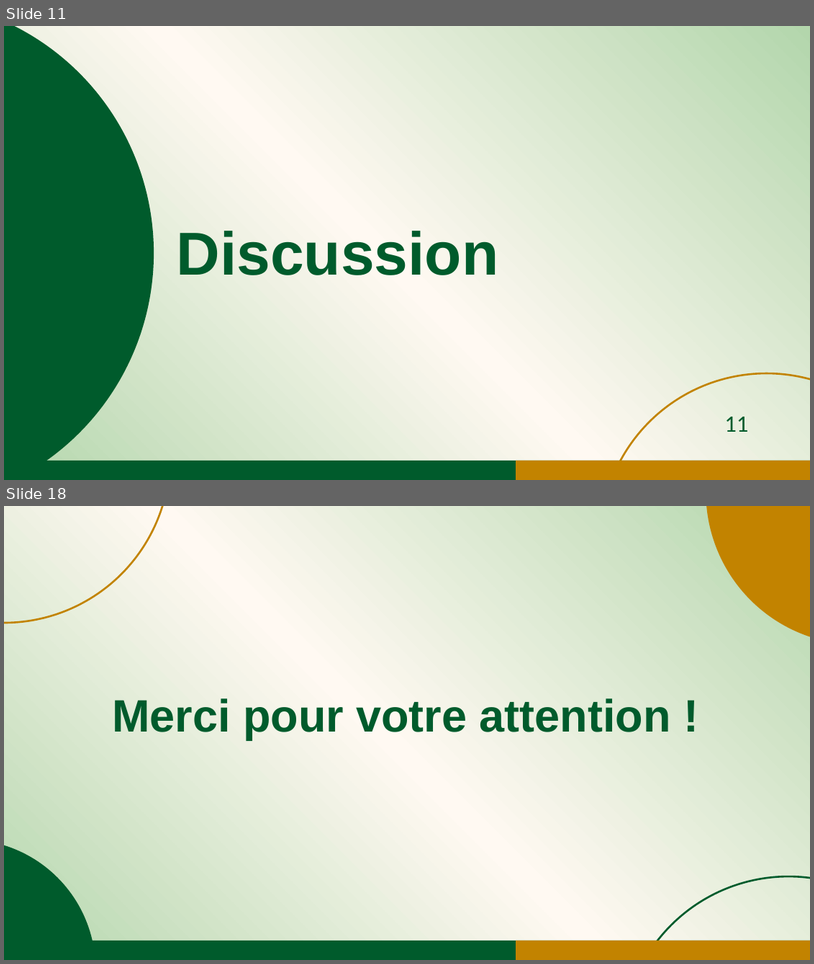
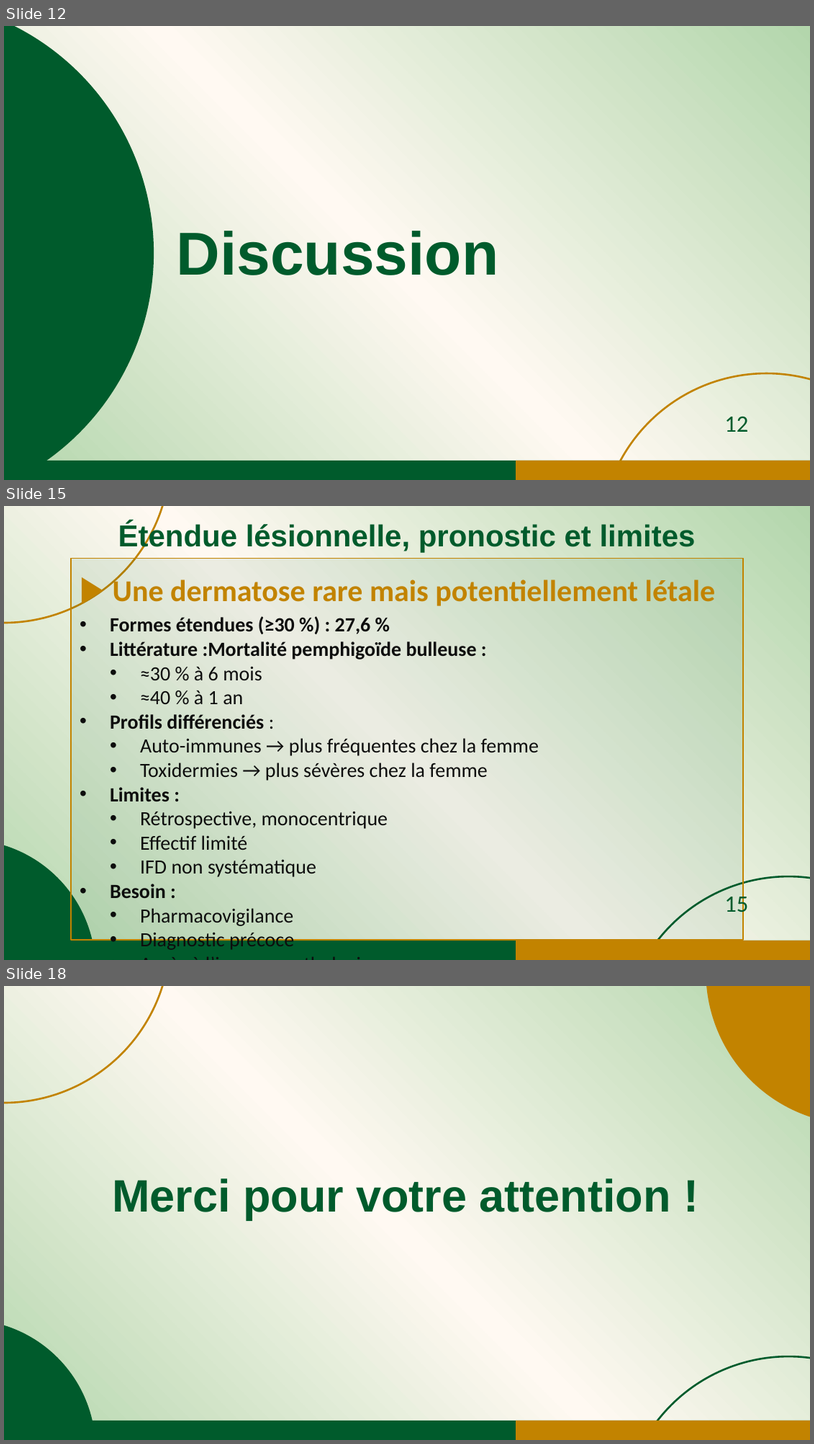
Before and after one commit to jicorporate/GFMP, a slide deck: Communication Orale_JDA1_sujets agés_30mai.pptx. Shown one above the other, each under a label of ours: slides 11 and 18 before the commit, slides 12, 15 and 18 after it; the slides between them are not shown. The pictures are 814x964 and 814x1444 pixels, drawn with LibreOffice and Linux fonts; fonts in the diff are those of the drawing. Boxes give left, top, right and bottom in pixels: in the first picture for what was removed or moved away, otherwise in the second. Text is boxed around its words. In the diff, an @@ line names an element or a change of style, - is before the commit and + after.

```diff
--- a/Communication Orale_JDA1_sujets agés_30mai.pptx
+++ b/Communication Orale_JDA1_sujets agés_30mai.pptx
@@ slide 15 added at bbox=[4, 506, 810, 960], background gradient #B3D6AC to #FFF9F2 @@
@@ ellipse added at bbox=[4, 506, 170, 623], outline #C28300 2.25 pt @@
@@ text added at bbox=[118, 523, 696, 553], 36 pt, text #005B2C, bold @@
+Étendue lésionnelle, pronostic et limites
@@ subtitle added at bbox=[70, 558, 743, 939], fill #005B2C at 8% opacity, outline #C28300 1.5 pt, 24 pt, text #0D0D0D @@
+▶ Une dermatose rare mais potentiellement létale
+• Formes étendues (≥30 %) : 27,6 %
+• Littérature :Mortalité pemphigoïde bulleuse :
+  • ≈30 % à 6 mois
+  • ≈40 % à 1 an
+• Profils différenciés :
+  • Auto-immunes → plus fréquentes chez la femme
+  • Toxidermies → plus sévères chez la femme
+• Limites :
+  • Rétrospective, monocentrique
+  • Effectif limité
+  • IFD non systématique
+• Besoin :
+  • Pharmacovigilance
+  • Diagnostic précoce
+  • Accès à l’immunopathologie
@@ ellipse added at bbox=[4, 839, 95, 960], fill #005B2C @@
@@ ellipse added at bbox=[623, 876, 810, 960], outline #005B2C 2.25 pt @@
@@ page number added at bbox=[725, 893, 748, 918], 28 pt, text #005B2C @@
+15
@@ rectangle added at bbox=[4, 940, 810, 960], fill #005B2C @@
@@ rectangle added at bbox=[517, 940, 810, 960], fill #C28300 @@
@@ what was slide 11 is now slide 12 @@
@@ page number at bbox=[725, 416, 748, 431]: text changed @@
-11
+12
```
Also in this commit, not shown: 3 slides changed, 4 other slides added, 5 slides removed.
